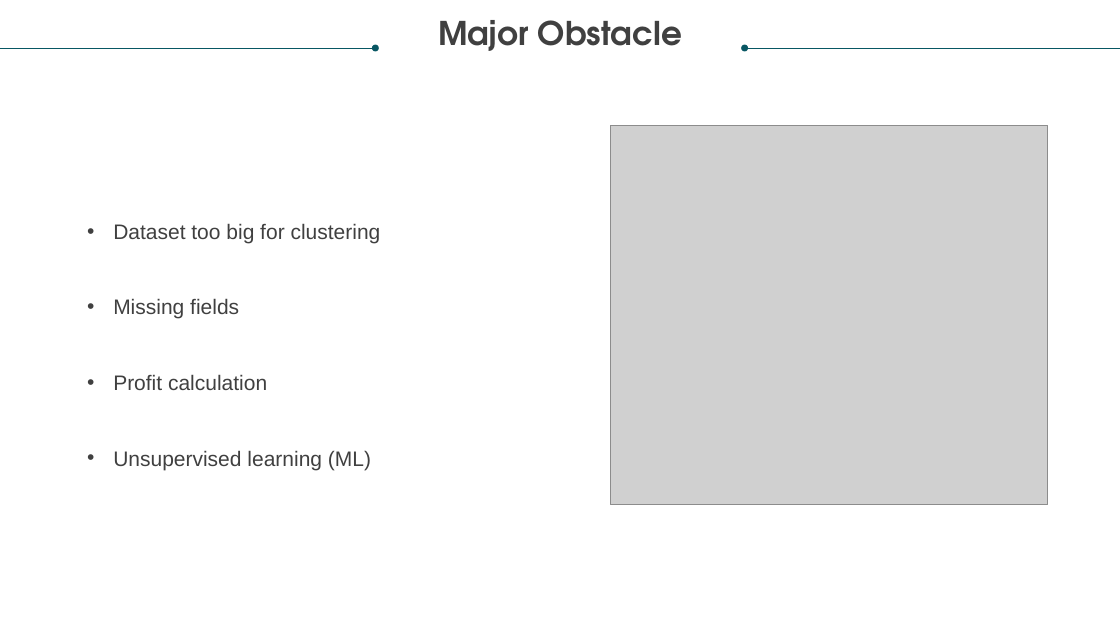
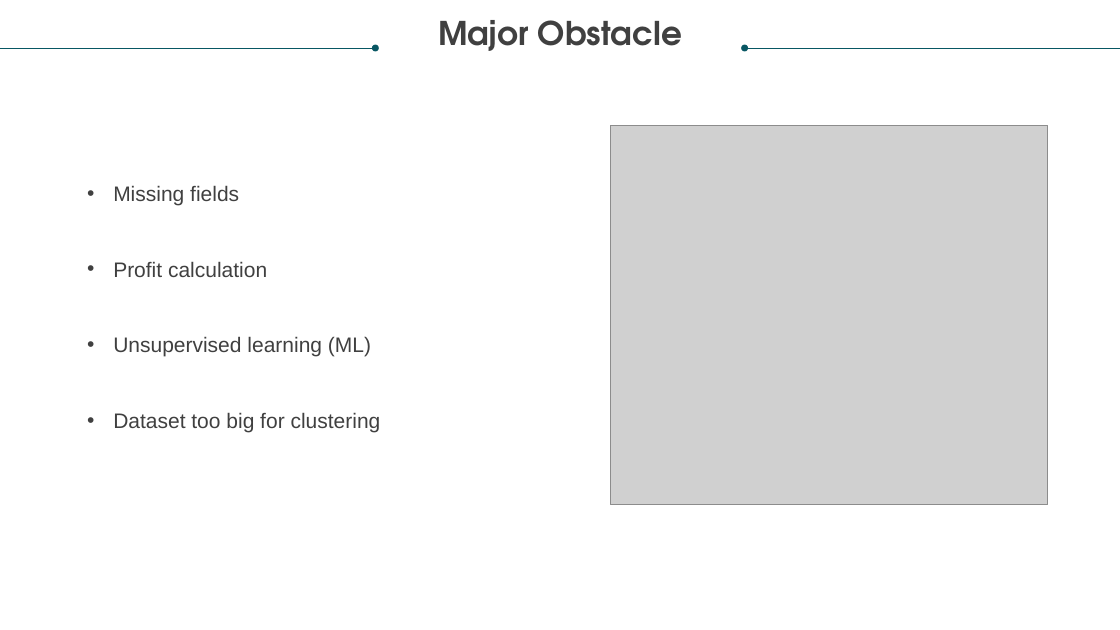
Before and after one commit to jayashreenagaraju/ironhack-final-project, a slide deck: slide 8 of Global Retail Solutions.pptx. Drawn at 1120x630 pixels with LibreOffice and Linux fonts; fonts in the diff are those of the drawing; grey boxes stand for pictures. Boxes give left, top, right and bottom in pixels: in the first picture for what was removed or moved away, otherwise in the second. Text is boxed around its words. In the diff, an @@ line names an element or a change of style, - is before the commit and + after.

```diff
--- a/Global Retail Solutions.pptx
+++ b/Global Retail Solutions.pptx
@@ text at [113,223,381,243]: paragraph removed @@
-• Dataset too big for clustering
@@ text at [113,412,381,432]: paragraph added @@
+• Dataset too big for clustering
```
Also in this commit, not shown: 4 other slides changed, 8 other files.
